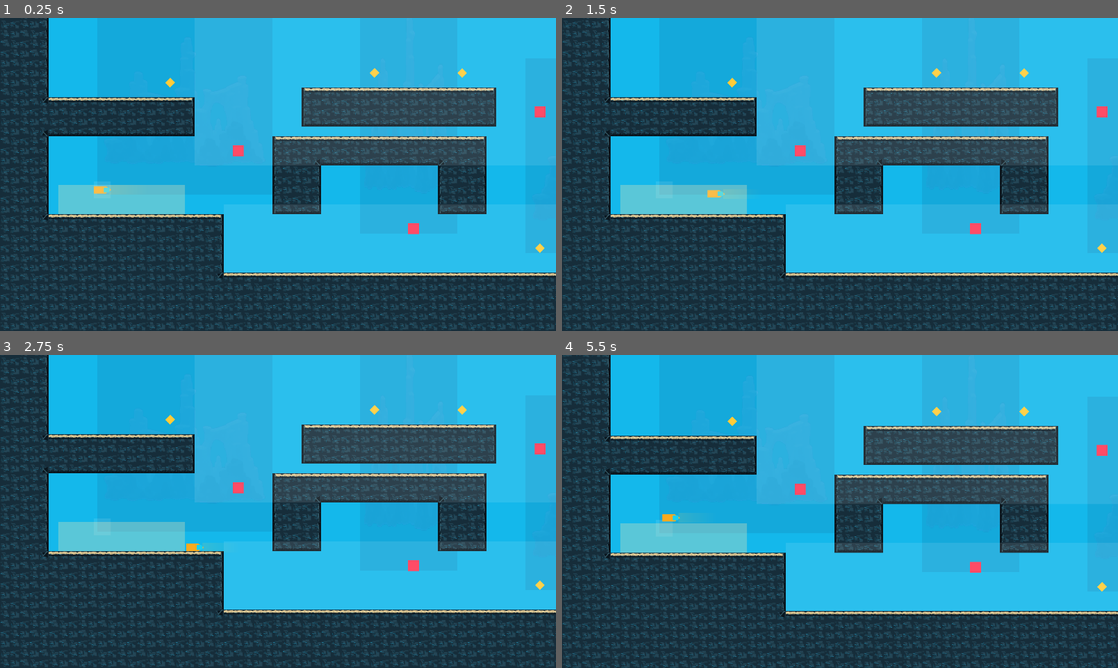
Above: before the commit, frames 1-4 (two rows, left to right).
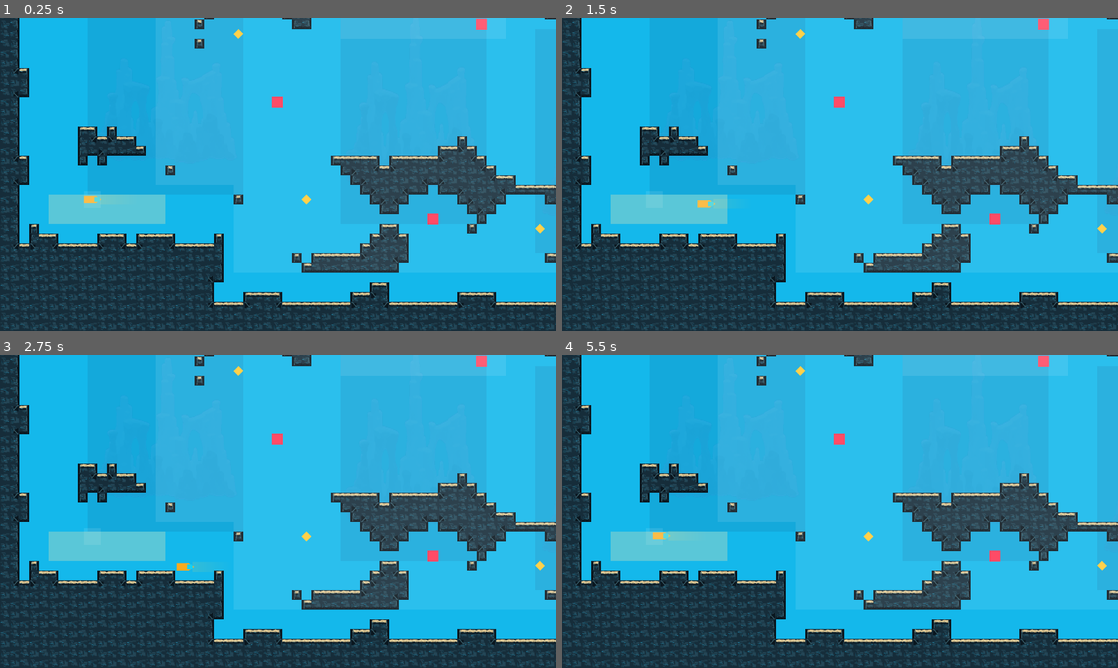
Above: after the commit, the same moments.

Repository: joeypshell/oceangame2
Game: Godot game, scene res://scenes/main/Main.tscn
The game is run twice, just before and just after one commit, with the same random seed, the same clock (stepped at 60 frames per second) and the same inputs.
Inputs:
- Up to frame 1 (0.25 s): no input
- Up to frame 2 (1.5 s): tap Enter at 0.5 s; hold Right (ui_right) 0.53-1.28 s; hold Down (ui_down) from 1.28 s (still down)
- Up to frame 3 (2.75 s): release Down (ui_down) at 2.03 s; hold Right (ui_right) from 2.03 s (still down)
- Up to frame 4 (5.5 s): release Right (ui_right) at 2.78 s; hold Up (ui_up) 2.78-3.53 s; hold Left (ui_left) 3.53-5.03 s; hold Down (ui_down) from 5.03 s (still down)

The runs differ from the first frame. In frame 1, 33% of the frame differs, in the area x 1-100%, y 0-94%; in frame 2, 33%; in frame 3, 33%; in frame 4, 36%, in the area x 0-100%, y 0-100%.

Commit message:
Expose organic map as default preview

Diff:
--- a/scripts/main/main.gd
+++ b/scripts/main/main.gd
@@ -2,11 +2,13 @@
 
 const WORLD_SCENE := preload("res://scenes/world/GreyboxWorld.tscn")
 const PLAYER_SCENE := preload("res://scenes/player/Player.tscn")
-const DEFAULT_MAP_PATH := "res://maps/cave_salvage_test_01.greybox.json"
+const DEFAULT_MAP_PATH := "res://maps/cave_salvage_organic_01.greybox.json"
+const ORIGINAL_MAP_PATH := "res://maps/cave_salvage_test_01.greybox.json"
 const TILESET_TEST_MAP_PATH := "res://maps/cave_tileset_test_01.greybox.json"
 const ORGANIC_MAP_PATH := "res://maps/cave_salvage_organic_01.greybox.json"
 const SCREENSHOT_PATH := "res://visual_baselines/001_greybox_in_engine.png"
 const CAMERA_TEST_CAPTURE_DIR := "res://visual_captures/latest"
+const ORIGINAL_CAPTURE_DIR := "res://visual_captures/original_salvage"
 const TILESET_TEST_CAPTURE_DIR := "res://visual_captures/tileset_test"
 const ORGANIC_CAPTURE_DIR := "res://visual_captures/organic_salvage"
 const CAPTURE_ZOOM := Vector2(0.7, 0.7)
@@ -15,12 +17,15 @@
 func _ready() -> void:
 	var user_args := OS.get_cmdline_user_args()
 	var engine_args := OS.get_cmdline_args()
+	var capture_original_map := _has_arg(user_args, engine_args, "--capture-original-map")
 	var capture_tileset_test := _has_arg(user_args, engine_args, "--capture-tileset-test")
 	var capture_organic_map := _has_arg(user_args, engine_args, "--capture-organic-map")
 	var requested_map_path := _arg_value(user_args, engine_args, "--map-path")
 
 	var world := WORLD_SCENE.instantiate()
-	if capture_tileset_test:
+	if capture_original_map:
+		world.map_path = ORIGINAL_MAP_PATH
+	elif capture_tileset_test:
 		world.map_path = TILESET_TEST_MAP_PATH
 	elif capture_organic_map:
 		world.map_path = ORGANIC_MAP_PATH
@@ -43,6 +48,8 @@
 		_capture_screenshot_and_quit()
 	elif _has_arg(user_args, engine_args, "--capture-camera-tests"):
 		_capture_camera_tests_and_quit(world, CAMERA_TEST_CAPTURE_DIR)
+	elif capture_original_map:
+		_capture_camera_tests_and_quit(world, ORIGINAL_CAPTURE_DIR)
 	elif capture_tileset_test:
 		_capture_camera_tests_and_quit(world, TILESET_TEST_CAPTURE_DIR)
 	elif capture_organic_map:
Binary file added: visual_captures/latest/organic_center_route_view.png
Binary file added: visual_captures/latest/organic_overview.png
Binary file added: visual_captures/latest/organic_right_pocket_view.png
Binary file added: visual_captures/latest/organic_start_view.png
Renamed: visual_captures/latest/center_route_view.png -> visual_captures/original_salvage/center_route_view.png
Renamed: visual_captures/latest/left_start_view.png -> visual_captures/original_salvage/left_start_view.png
Renamed: visual_captures/latest/right_salvage_view.png -> visual_captures/original_salvage/right_salvage_view.png
Not shown, changed: README.md
Not shown, changed: docs/current/ARCHITECTURE.md
Not shown, changed: docs/current/PROJECT_CONTEXT.md
Not shown, changed: docs/current/TOOLING.md
Not shown, changed: tools/open_godot_project.ps1
(and 1 more such lines)
